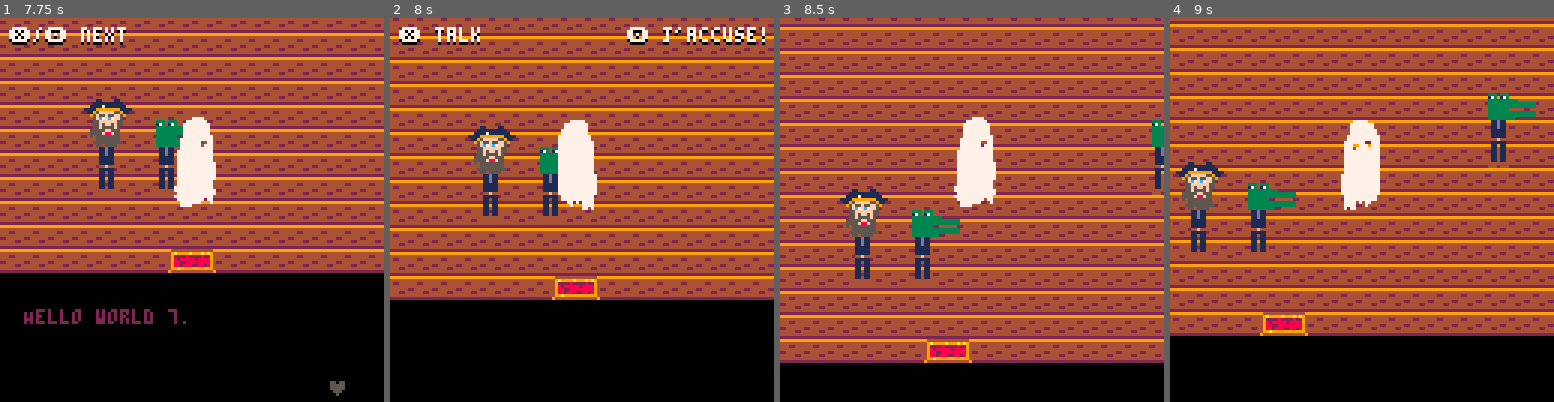
Above: before the commit, frames 1-4 (left to right).
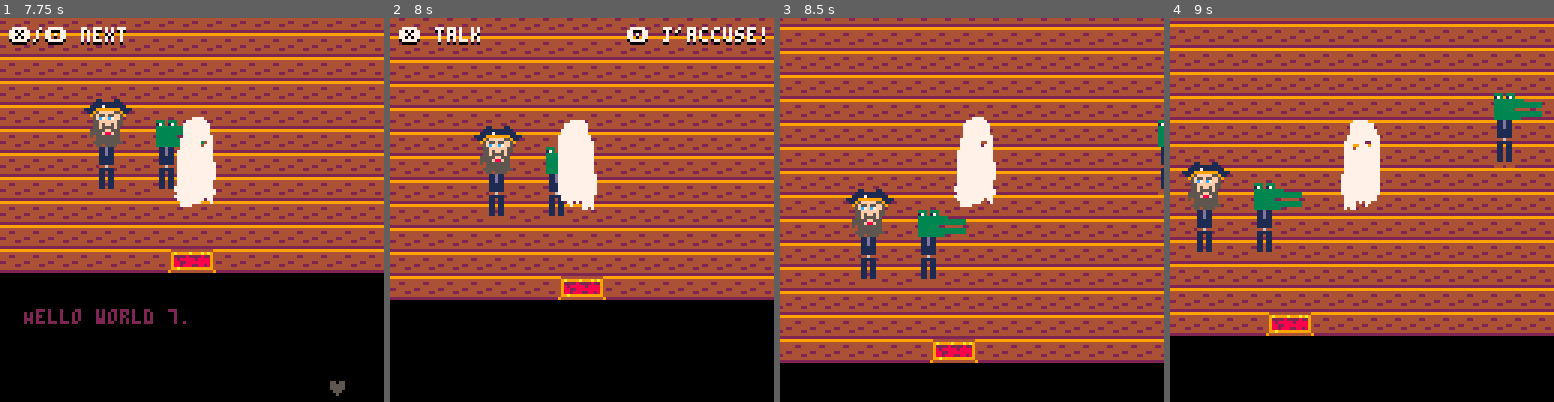
Above: after the commit, the same moments.

Repository: Alfie-Edwards/jaccuse
Game: PICO-8 cartridge game.p8
Same seed, same stepped clock (60 frames per second), same inputs: the game is played once before the commit and once after it.
Inputs (mouse positions are in pixels of both pictures, inside the frame that each line leads up to):
- Up to frame 1 (7.75 s): tap O (Z key) at 0.33, 0.7, 1.43, 2.22, 3.1, 3.98, 4.87, 5.75, 6.63, 7.52 s; click (69, 121) at 0.67 s; tap X (X key) at 1.07, 2.07, 2.4, 2.73, 3.07, 3.4, 3.73, 4.07, 4.4, 4.73, 5.07, 5.4, 5.73, 6.07, 6.4, 6.73, 7.07, 7.4, 7.73 s; click (130, 267) at 1.22 s; click (195, 114) at 1.77 s; hold Left 1.97-2.37 s; click (257, 259) at 2.32 s; hold Down 2.42-2.82 s; click (322, 106) at 2.87 s; hold Right 2.87-3.53 s; click (84, 256) at 3.42 s; hold Up 3.58-4.08 s; click (145, 102) at 3.97 s; hold Right 4.13-4.53 s; click (211, 248) at 4.52 s; hold Down 4.58-5.08 s; click (272, 94) at 5.07 s; hold Left 5.13-5.8 s; click (337, 244) at 5.62 s; hold Up 5.85-6.18 s; click (99, 90) at 6.17 s; hold Left 6.23-6.63 s; hold Down 6.68-7.08 s; click (161, 236) at 6.72 s; hold Right from 7.13 s (still down); click (226, 83) at 7.27 s
- Up to frame 2 (8 s): release Right at 7.8 s; click (678, 229) at 7.82 s; hold Up from 7.85 s (still down)
- Up to frame 3 (8.5 s): tap X (X key) at 8.07, 8.4 s; release Up at 8.35 s; click (829, 79) at 8.37 s; tap O (Z key) at 8.4 s; hold Right from 8.4 s (still down)
- Up to frame 4 (9 s): tap X (X key) at 8.73 s; release Right at 8.8 s; hold Down from 8.85 s (still down); click (1285, 225) at 8.92 s

Frame 1 is identical in both runs. In frame 2, 15% of the frame differs, in the area x 0-100%, y 0-74%; in frame 3, 18%, in the area x 0-100%, y 0-90%; in frame 4, 17%.

Commit message:
Improve behaviour when holding down keys

Diff:
--- a/game.p8
+++ b/game.p8
@@ -17,6 +17,10 @@
 
 -- init ------------------------
 function _init()
+
+	-- Disable repeated keypresses when holding down key.
+	poke(0x5f5c, 255)
+
 	sprites = {
 		player_front = sprite(64, 2, 4, 8, 32),
 		player_side = sprite(66, 2, 4, 8, 32),
@@ -51,11 +55,6 @@
 	update_player()
 	update_interaction()
 	update_speech()
-end
-
-
-function any_input()
-	return btn(4) or btn(5) or mouse.pressed
 end
 
 
--- a/speech.lua
+++ b/speech.lua
@@ -10,7 +10,7 @@
 	if saying then
 		xo_prompt = "next"
 		if saying_para_done() then
-			if any_input() then
+			if btnp(4) or btnp(5) or mouse.pressed then
 				saying.para += 1
 				saying.char = 1
 				if saying.para > #saying.paras then
